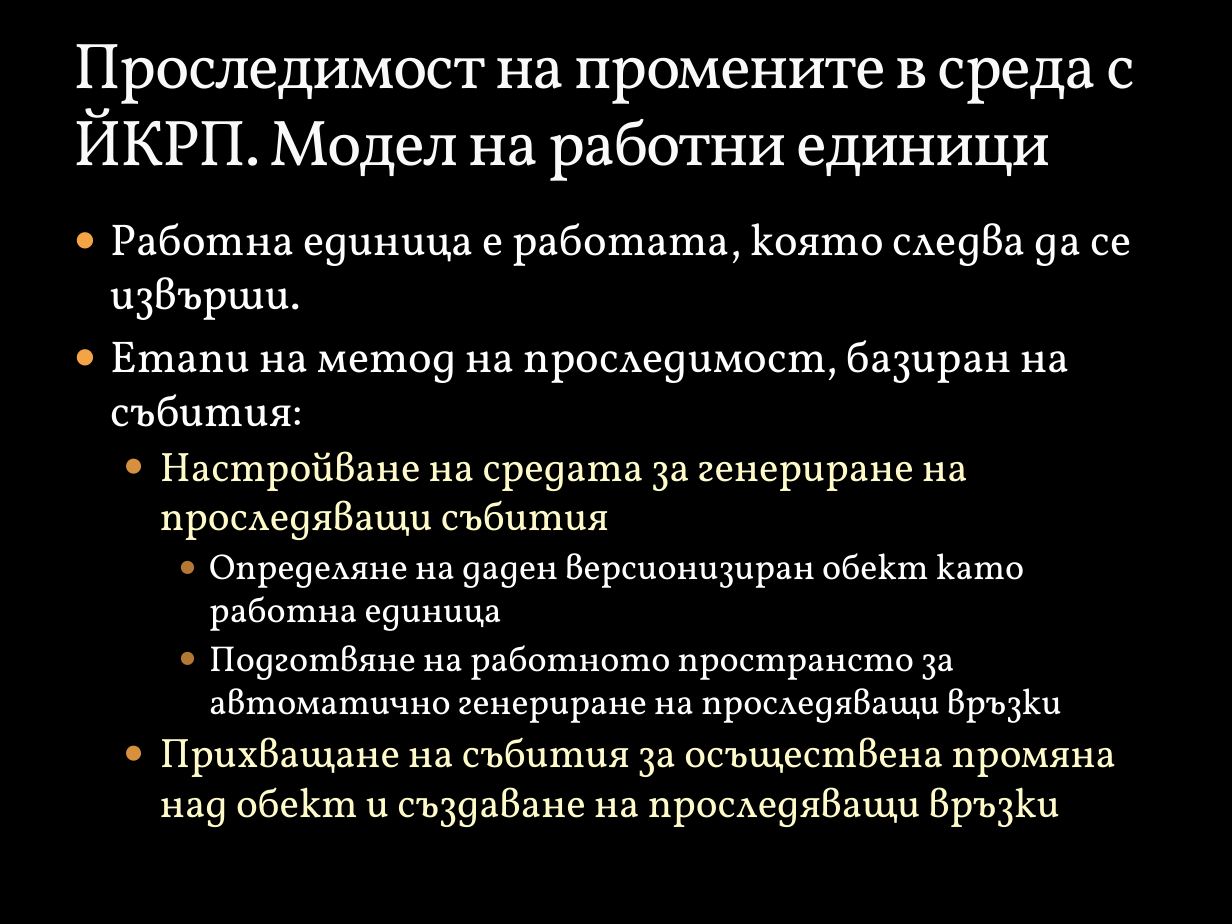
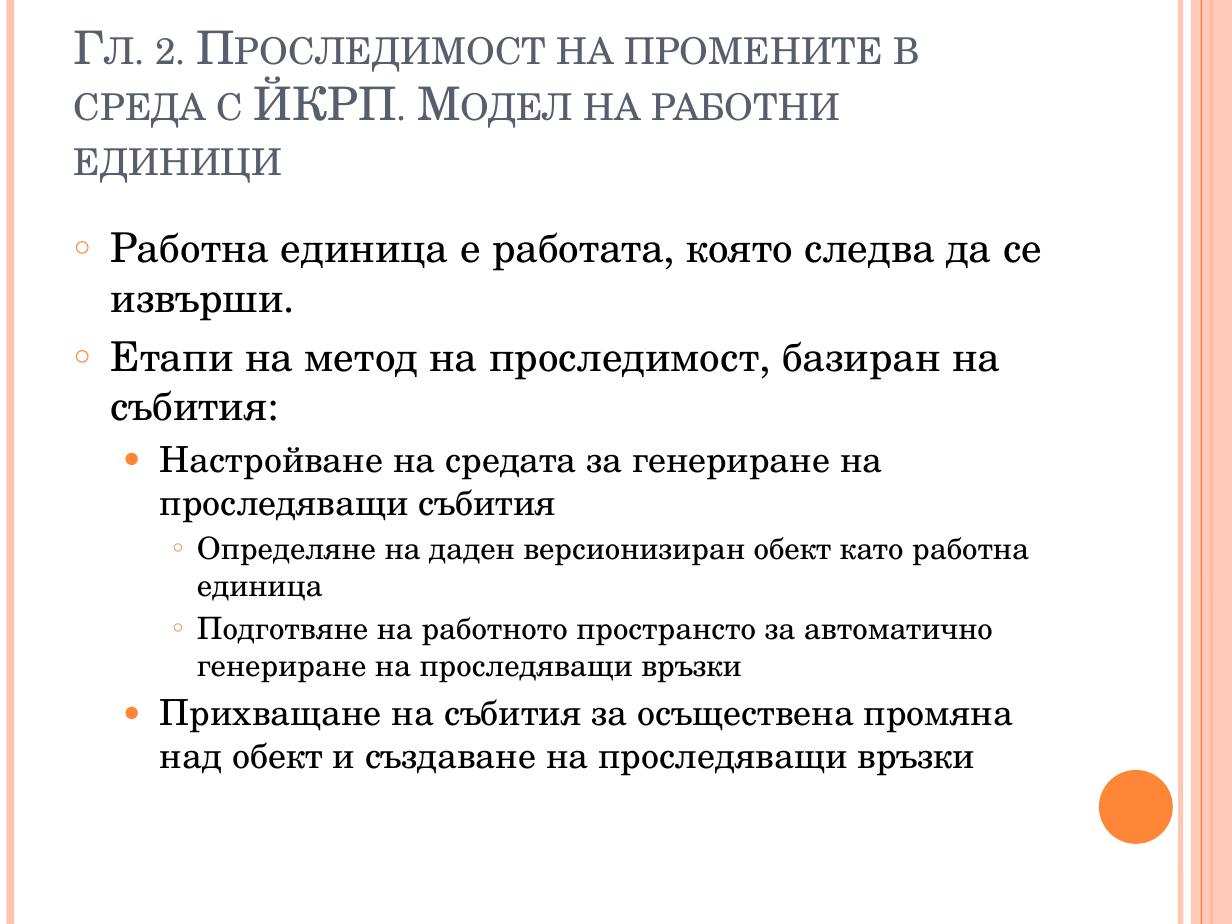
Before and after one commit to vjotov/versia, a slide deck: slide 9 of doc/Presentation.pptx (slide 12 before the commit). Drawn at 1232x924 pixels with LibreOffice and Linux fonts; fonts in the diff are those of the drawing; background and template pictures are left out. Boxes give left, top, right and bottom in pixels: in the first picture for what was removed or moved away, otherwise in the second. Text is boxed around its words. In the diff, an @@ line names an element or a change of style, - is before the commit and + after.

```diff
--- a/doc/Presentation.pptx
+++ b/doc/Presentation.pptx
@@ background picture (left out) to #FFFFFF @@
@@ line added from (10, 0) to (10, 924), #FEC3AE 4.5 pt @@
@@ line added from (1180, 0) to (1180, 924), #FEC3AE 3 pt @@
@@ rectangle added at bbox=[1191, 0, 1232, 924], fill #FEC3AE at 87% opacity @@
@@ line added from (1201, 0) to (1201, 924), #FE8637 0.75 pt @@
@@ line added from (1211, 0) to (1211, 924), #FE8637 1.5 pt @@
@@ title at bbox=[74, 37, 920, 183]: text changed; size 37.8 to 27 pt; font Vollkorn to TeX Gyre Schola; text colour #F9F9F9 to #575F6D @@
-Проследимост на промените в среда с ЙКРП. Модел на работни единици
+Гл. 2. Проследимост на промените в среда с ЙКРП. Модел на работни единици
@@ text "Работна единица е работата, която ...": place and size @@
-text "Работна единица е работата, която ..." at bbox=[111, 223, 1131, 827]
+text "Работна единица е работата, която ..." at bbox=[111, 232, 1042, 776]
@@ text "Работна единица е работата, която ..." at bbox=[111, 232, 1042, 776]: size 26 to 24 pt in "Работна единица е работата, която следва да ...", "Етапи на метод на проследимост, базиран на ..."; font Vollkorn to TeX Gyre Schola; text colour #FFFFFF to #000000 in "Работна единица е работата, която следва да ...", "Етапи на метод на проследимост, базиран на ...", "Определяне на даден версионизиран обект като работна ...", "Подготвяне на работното пространсто за автоматично генериран ..."; size 24 to 21 pt, text colour #FEFAC9 to #000000 in "Настройване на средата за генериране на проследяващи ...", "Прихващане на събития за осъществена промяна над ..."; size 21 to 18 pt in "Определяне на даден версионизиран обект като работна ...", "Подготвяне на работното пространсто за автоматично генериран ..."; bullet ● to ○; bullet colour #F3A447 to #FE8637; more space between paragraphs; bullet colour #D6913F to #FE8637; bullet colour #B47935 to #E07631 @@
@@ ellipse added at bbox=[1099, 770, 1173, 844], fill #FE8637 @@
```
Also in this commit, not shown: 13 other slides changed, 1 slide added, 3 slides removed.
